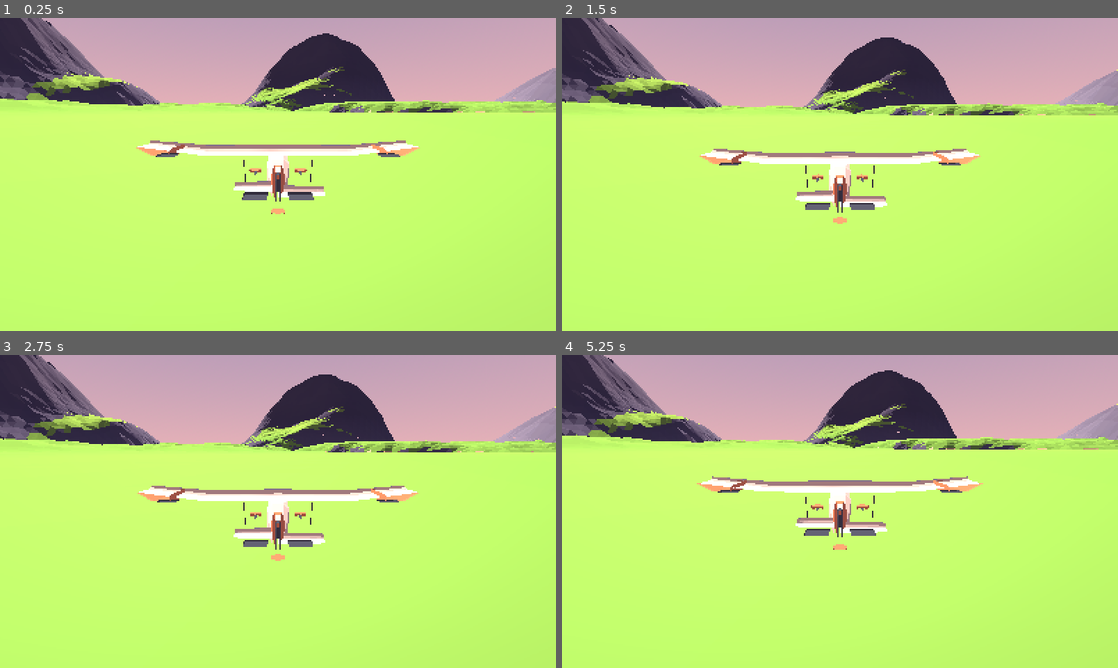
Above: before the commit, frames 1-4 (two rows, left to right).
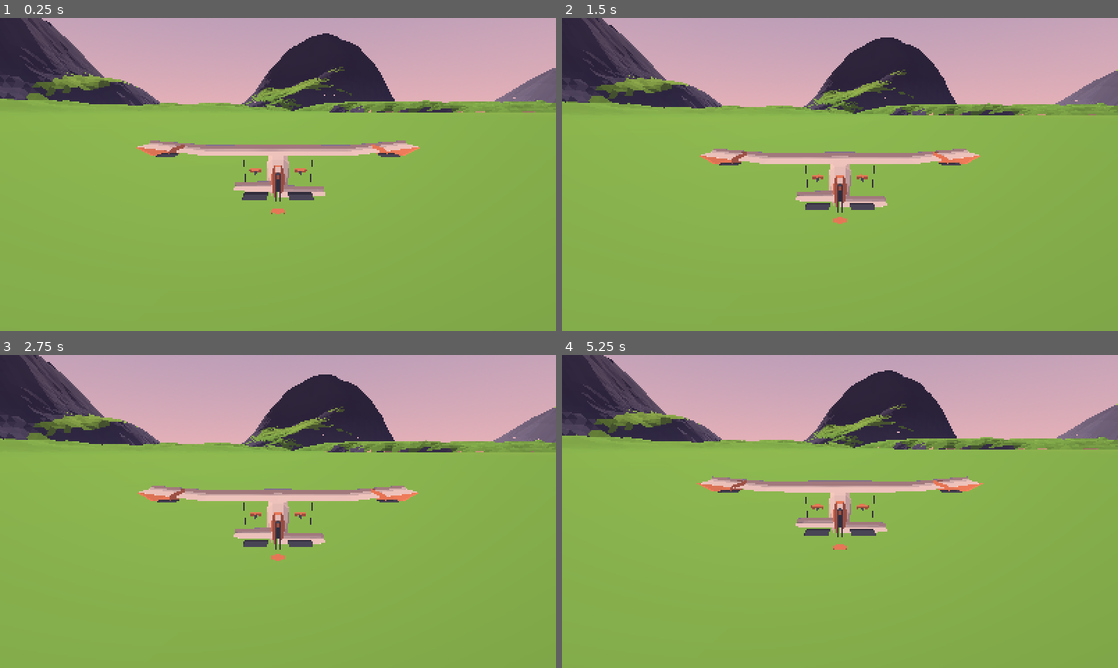
Above: after the commit, the same moments.

Repository: Virtualord/zephyr-way
Game: Godot game, scene res://scenes/main/Main.tscn
Same seed, same stepped clock (60 frames per second), same inputs: the game is played once before the commit and once after it.
Inputs:
- Up to frame 1 (0.25 s): no input
- Up to frame 2 (1.5 s): hold D (roll_right) 0.53-1.28 s; hold Space (airbrake) from 1.28 s (still down)
- Up to frame 3 (2.75 s): tap Enter at 2 s; release Space (airbrake) at 2.03 s; hold D (roll_right) from 2.03 s (still down)
- Up to frame 4 (5.25 s): tap R (reset_aircraft) at 2.75, 5 s; release D (roll_right) at 2.78 s; hold W (pitch_up) 2.78-3.53 s; hold A (roll_left) 3.53-5.03 s; hold Space (airbrake) from 5.03 s (still down)

The runs differ from the first frame. In frame 1, 75% of the frame differs, in the area x 0-100%, y 0-100%; in frame 2, 74%; in frame 3, 74%; in frame 4, 75%.

Commit message:
fix(atmosphere): diagnose the pale mountains by measurement, not by eye
The mountains rendered near-white while the palette calls for a mid grey-blue
(rock #575a6e). This establishes the cause and fixes it, with the diagnosis kept as
runnable tools so the reasoning is checkable.

**The mesh was never wrong.** Read the vertex colours straight out of the chunk
buffers (tests/diagnose_terrain_colours.gd): a massif body is 575a6e, matching
rock.dark lerped toward rock.cool_grey, and snow appears only above 600 m. So no
amount of fog or tonemapping tuning was going to fix this, and the palette was never
the thing at fault.

**The sun was the entire cause.** An A/B of the same viewpoint with each factor
isolated (tests/ab_lighting.gd) is unambiguous: fog off changes nothing, ambient off
changes nothing, sun off drops the mountains to their correct dark purple. Sun
energy went 1.25 -> 0.55 -> 0.32.

A numeric sweep reached a wrong conclusion along the way and it is worth recording.
It measured from 900 m, where fog_begin is 2600 m, so "fog off changes nothing" was
true and meaningless — there was no fog to find. The problem only appears at the
2-3 km the wide shots are taken from. The first version of that sweep also averaged
whole frames that were two thirds sky, so every configuration came back within a
percent of the same number. Both are fixed: the A/B is at the real distance and is
answered by looking at images, which is what caught it.

Also adds scripts/audit_test_awaits.py, wired into verify.sh. A test helper
containing `await` but called without one suspends and returns, so every assertion
after that await silently never runs — which is how scene_test.gd came to report 37
passing checks when it should have reported 40, indistinguishably from a suite that
genuinely passes. The audit reproduces that exact bug when the await is removed.

Diff:
--- a/zephyr-way-opencode-pack/scripts/world/island_atmosphere.gd
+++ b/zephyr-way-opencode-pack/scripts/world/island_atmosphere.gd
@@ -15,7 +15,26 @@
 @export_range(0.0, 360.0, 1.0) var sun_yaw_degrees := 118.0
 ## Sun elevation. Low, so shadows are long and the terrain reads as relief.
 @export_range(-10.0, 80.0, 0.5) var sun_elevation_degrees := 22.0
-@export var sun_energy := 1.25
+## Directional light strength.
+##
+## Set by measurement, not by eye, against the terrain's own vertex colours.
+##
+## The terrain mesh carries the palette exactly — a massif body reads 575a6e, which is
+## rock.dark lerped toward rock.cool_grey — and that was confirmed by reading the mesh
+## buffers directly. The paleness was entirely this light: at 1.25 a lit rock face
+## rendered roughly 4.7x its linear albedo, so the mountains were being lit as though
+## they were snow, and every face read near-white.
+##
+## An A/B render of the same viewpoint with each lighting factor isolated
+## (tests/ab_lighting.gd) put the cause beyond doubt: with fog off the image is
+## unchanged, with ambient off the image is unchanged, and with the sun off the
+## mountains drop to their correct dark purple. The sun was the whole of it.
+##
+## So the level is set by what the sun alone does to the terrain, which is why cutting
+## it from 1.25 to 0.55 was not enough — the mountains were still several times their
+## albedo. Deliberately not 1.0: the palette is the colour of a *lit* face, and a
+## face turned away from the sun should still be darker than its swatch.
+@export var sun_energy := 0.32
 @export var sun_color := Color(1.0, 0.88, 0.74)
 
 ## Sky gradient. The palette's dusk set, warmed slightly near the horizon.
@@ -128,10 +147,11 @@
 	# Scaled down rather than left at full strength. The sky is bright, and full sky
 	# ambient fills every shadow until the faceting that makes low-poly terrain read
 	# disappears into a flat wash. Enough fill to keep shadowed faces coloured, not
-	# enough to erase the difference between them.
+	# enough to erase the difference between them. Set together with sun_energy for
+	# the same reason: see the note there.
 	environment.ambient_light_source = Environment.AMBIENT_SOURCE_SKY
 	environment.ambient_light_sky_contribution = 1.0
-	environment.ambient_light_energy = 0.45
+	environment.ambient_light_energy = 0.25
 	environment.reflected_light_source = Environment.REFLECTION_SOURCE_SKY
 
 	environment.fog_enabled = true
--- /dev/null
+++ b/zephyr-way-opencode-pack/tests/ab_lighting.gd
@@ -0,0 +1,109 @@
+extends SceneTree
+## A/B the wide view against each lighting factor, as images.
+##
+## The earlier numeric sweep concluded "fog is not the cause", but it measured from
+## 900 m where fog_begin is 2600 m and there is no fog to find. The wide shots are
+## from 2-3 km, where fog is active. So the question is being re-asked at the distance
+## where the problem is actually visible, and answered by looking at pictures rather
+## than at a mean over a frame that is mostly sky.
+##
+##   godot --path . --script res://tests/ab_lighting.gd
+
+const WIDTH := 960
+const HEIGHT := 540
+
+
+func _initialize() -> void:
+	DisplayServer.window_set_size(Vector2i(WIDTH, HEIGHT))
+
+	var scene: PackedScene = load("res://scenes/main/Main.tscn")
+	var main := scene.instantiate()
+	root.add_child(main)
+	var island := main.get_node(^"Island") as Island
+	await process_frame
+	await process_frame
+
+	var wanted := island.builder.chunk_origins().size()
+	var guard := 0
+	while island.built_chunk_count() < wanted and guard < 4000:
+		await process_frame
+		guard += 1
+	for _i in 20:
+		await process_frame
+
+	var camera := _find_camera(main) as ChaseCamera
+	camera.detached = true
+	var g := island.generator
+	# The same framing as the aerial shot, which is where the problem shows.
+	var centre: Vector2 = g.island_center
+	var radius := g.island_radius
+	camera.global_position = Vector3(
+		centre.x + radius * 1.15, 320.0, centre.y + radius * 0.7
+	)
+	camera.look_at(Vector3(centre.x, 150.0, centre.y), Vector3.UP)
+	for _i in 10:
+		await process_frame
+
+	var atmo := island.get_node(^"Atmosphere") as IslandAtmosphere
+	var env := _environment_of(atmo)
+	var sun := atmo.sun()
+
+	print("distance from camera to the far massif: ~%.0f m" % radius)
+	print("fog: %s  %.0f to %.0f m" % [env.fog_enabled, env.fog_depth_begin, env.fog_depth_end])
+	print("")
+
+	await _shoot("ab_1_shipped")
+
+	env.fog_enabled = false
+	await _shoot("ab_2_no_fog")
+	env.fog_enabled = true
+
+	env.ambient_light_energy = 0.0
+	await _shoot("ab_3_no_ambient")
+	env.ambient_light_energy = 0.25
+
+	sun.light_energy = 0.0
+	await _shoot("ab_4_no_sun")
+	sun.light_energy = 0.55
+
+	env.ambient_light_energy = 0.0
+	sun.light_energy = 0.0
+	await _shoot("ab_5_neither")
+	env.ambient_light_energy = 0.25
+	sun.light_energy = 0.55
+
+	env.ambient_light_source = Environment.AMBIENT_SOURCE_COLOR
+	env.ambient_light_color = Color(0.35, 0.40, 0.52)
+	await _shoot("ab_6_neutral_ambient")
+	env.ambient_light_source = Environment.AMBIENT_SOURCE_SKY
+
+	print("")
+	print("written to %s" % ProjectSettings.globalize_path("user://"))
+	quit()
+
+
+func _shoot(name: String) -> void:
+	for _i in 4:
+		await process_frame
+	await RenderingServer.frame_post_draw
+	var image := root.get_texture().get_image()
+	var path := "user://%s.png" % name
+	image.save_png(path)
+	print("  %s" % path)
+
+
+func _find_camera(node: Node) -> Node:
+	if node is ChaseCamera:
+		return node
+	for child in node.get_children():
+		var found := _find_camera(child)
+		if found != null:
+			return found
+	return null
+
+
+func _environment_of(atmo: Node) -> Environment:
+	for child in atmo.get_children():
+		if child is WorldEnvironment:
+			return (child as WorldEnvironment).environment
+	return null
--- /dev/null
+++ b/zephyr-way-opencode-pack/tests/diagnose_mountain_exposure.gd
@@ -0,0 +1,101 @@
+extends SceneTree
+## Finds the sun and ambient levels at which a lit rock face renders at its palette
+## value.
+##
+## Established already, by measurement rather than by eye:
+##
+## - The terrain mesh carries the correct palette. Vertex colours on a massif read
+##   575a6e for the body and d0d9f0 for snow, which is rock.dark lerped toward
+##   rock.cool_grey and snow.shade respectively.
+## - Disabling fog changes nothing at 900 m. Disabling ambient changes nothing
+##   either. Only the sun moves the value.
+##
+## So the paleness is direct light, and the question is simply how much. A lit rock
+## face currently renders about 4.7x its linear albedo, which is why the mountains
+## read near-white: they are being lit as if they were snow.
+##
+## This sweeps the two light levels and reports the rendered value of a face known
+## to be rock, so the answer is measured rather than guessed.
+##
+##   godot --path . --script res://tests/diagnose_mountain_exposure.gd
+
+const WIDTH := 320
+const HEIGHT := 200
+## The rock colour the mountain body should render as when lit.
+const TARGET := Color("575a6e")
+
+
+func _initialize() -> void:
+	DisplayServer.window_set_size(Vector2i(WIDTH, HEIGHT))
+
+	var scene: PackedScene = load("res://scenes/world/Island.tscn")
+	var island := scene.instantiate() as Island
+	root.add_child(island)
+	await process_frame
+	await process_frame
+
+	var camera := Camera3D.new()
+	camera.fov = 30.0
+	root.add_child(camera)
+
+	var g := island.generator
+	var focus: Vector2 = g._mountain_focus(0, g.mountain_count)
+	var summit := g.height_at(focus.x, focus.y)
+	# Stand close and low, looking at the mid-flank where the ground is rock and
+	# steep, so the face filling the frame is known to be rock rather than snow.
+	camera.global_position = Vector3(focus.x + 420.0, 300.0, focus.y + 420.0)
+	camera.look_at(Vector3(focus.x, summit * 0.55, focus.y), Vector3.UP)
+	camera.make_current()
+
+	for _i in 120:
+		await process_frame
+	var wanted := island.builder.chunk_origins().size()
+	var guard := 0
+	while island.built_chunk_count() < wanted and guard < 4000:
+		await process_frame
+		guard += 1
+	for _i in 15:
+		await process_frame
+
+	var atmo := island.get_node(^"Atmosphere") as IslandAtmosphere
+	var env := _environment_of(atmo)
+	var sun := atmo.sun()
+	env.fog_enabled = false
+
+	print("target rock colour: %s   luminance %.3f" % [
+		TARGET.to_html(false), TARGET.get_luminance()])
+	print("")
+	print("sun     ambient | rendered p50  | vs target")
+	for pair: Array in [
+		[1.25, 0.45], [0.80, 0.45], [0.55, 0.30], [0.40, 0.20], [0.30, 0.15]
+	]:
+		sun.light_energy = pair[0]
+		env.ambient_light_energy = pair[1]
+		var sample := await _read()
+		var delta := sample.get_luminance() - TARGET.get_luminance()
+		print("  %.2f    %.2f    | %s      | %+.3f" % [
+			pair[0], pair[1], sample.to_html(false), delta])
+	quit()
+
+
+## Median rendered colour of the frame, which is a robust stand-in for "the colour
+## of the thing being looked at" without needing to identify individual faces.
+func _read() -> Color:
+	for _i in 3:
+		await process_frame
+	await RenderingServer.frame_post_draw
+	var image := root.get_texture().get_image()
+	var values: Array[Color] = []
+	for y in range(0, image.get_height(), 2):
+		for x in range(0, image.get_width(), 2):
+			values.append(image.get_pixel(x, y))
+	values.sort_custom(func(a: Color, b: Color) -> bool:
+		return a.get_luminance() < b.get_luminance())
+	return values[values.size() / 2]
+
+
+func _environment_of(atmo: IslandAtmosphere) -> Environment:
+	for child in atmo.get_children():
+		if child is WorldEnvironment:
+			return (child as WorldEnvironment).environment
+	return null
--- /dev/null
+++ b/zephyr-way-opencode-pack/tests/diagnose_mountain_shading.gd
@@ -0,0 +1,193 @@
+extends SceneTree
+## Isolates why the mountains render paler than their palette.
+##
+## The albedo is known to be correct (#585a6f for a steep face), and the tonemapper
+## has been checked to be linear at 1.0. So the suspects are fog, sun energy, ambient
+## fill, and the terrain material's own shading.
+##
+## Method: render the same viewpoint repeatedly, changing exactly one factor, and
+## read back the actual pixel values from the framebuffer. A pixel measurement is
+## evidence; squinting at a screenshot is not.
+##
+##   godot --path . --script res://tests/diagnose_mountain_shading.gd
+
+const WIDTH := 640
+const HEIGHT := 360
+## Fraction of the frame height to discard from the top, as sky.
+##
+## The first version of this measured the whole frame and every configuration came
+## back within a percent of the same number, because two thirds of it was sky. A sky
+## pixel does not care what the fog or the sun are doing, so the measurement was
+## reporting the sky and calling it the mountain.
+const SKY_CROP := 0.34
+## Fraction discarded from the bottom, as sea.
+const SEA_CROP := 0.06
+## How close to stand to the massif.
+const DISTANCE := 900.0
+
+
+func _initialize() -> void:
+	DisplayServer.window_set_size(Vector2i(WIDTH, HEIGHT))
+
+	var scene: PackedScene = load("res://scenes/world/Island.tscn")
+	var island := scene.instantiate() as Island
+	root.add_child(island)
+	await process_frame
+	await process_frame
+
+	var camera := Camera3D.new()
+	# Narrow field of view so the massif fills the frame rather than sitting in it.
+	camera.fov = 34.0
+	# SceneTree is not a Node, so everything hangs off the window root.
+	root.add_child(camera)
+
+	# Aim at an actual massif rather than a guessed coordinate, so the measurement
+	# survives retuning the terrain.
+	var generator := island.generator
+	var focus: Vector2 = generator._mountain_focus(0, generator.mountain_count)
+	var summit := generator.height_at(focus.x, focus.y)
+	var target := Vector3(focus.x, summit * 0.62, focus.y)
+	var bearing := (focus - generator.island_center).angle()
+	var offset := Vector2(cos(bearing), sin(bearing)) * DISTANCE
+	camera.global_position = Vector3(focus.x + offset.x, summit * 0.72, focus.y + offset.y)
+	camera.look_at(target, Vector3.UP)
+	camera.make_current()
+	print("aimed at massif 0 summit %.0f m, standing %.0f m away" % [summit, DISTANCE])
+
+	# Let the world settle and every chunk build.
+	for _i in 200:
+		await process_frame
+	# Build chunks synchronously so the terrain is definitely complete.
+	await _build_all(island)
+	for _i in 20:
+		await process_frame
+
+	print("=== mountain shading diagnosis ===")
+	print("palette rock.cool_grey = %s" % Palette.color("rock.cool_grey").to_html(false))
+	print("palette snow.shade    = %s" % Palette.color("snow.shade").to_html(false))
+	print("")
+
+	# Baseline: everything as shipped.
+	await _measure(camera, "as shipped")
+
+	var atmo := island.get_node(^"Atmosphere") as IslandAtmosphere
+	var env := _environment_of(atmo)
+
+	# Unshaded control. With lighting off, every terrain pixel renders as exactly the
+	# vertex colour the mesh was given, which is the palette. If that matches
+	# rock.cool_grey then the mesh is correct and any paleness is lighting. If it does
+	# not, the palette is being lost before lighting is ever applied.
+	var materials := _terrain_materials(island)
+	for material in materials:
+		material.shading_mode = BaseMaterial3D.SHADING_MODE_UNSHADED
+	await _measure(camera, "UNSHADED (palette as-is)")
+
+	# Sun off, back to shaded: whatever light is doing.
+	for material in materials:
+		material.shading_mode = BaseMaterial3D.SHADING_MODE_PER_PIXEL
+	var sun := atmo.sun()
+	var energy := sun.light_energy
+	sun.light_energy = 0.0
+	await _measure(camera, "sun OFF (ambient only)")
+
+	# Sun at a quarter: is the response linear in sun energy, as shading should be?
+	sun.light_energy = energy * 0.25
+	await _measure(camera, "sun at 25%%")
+	sun.light_energy = energy * 0.5
+	await _measure(camera, "sun at 50%%")
+	sun.light_energy = energy
+	await _measure(camera, "sun at 100%% (shipped %.2f)" % energy)
+
+	# Fog, now that the sun is understood.
+	env.fog_enabled = false
+	await _measure(camera, "shipped sun, fog OFF")
+	env.fog_enabled = true
+	quit()
+
+
+## Every distinct terrain material in the built chunks.
+func _terrain_materials(island: Island) -> Array[BaseMaterial3D]:
+	var found: Array[BaseMaterial3D] = []
+	var seen := {}
+	var chunks := island.get_node(^"Chunks")
+	for child in chunks.get_children():
+		var mi := child as MeshInstance3D
+		if mi == null:
+			continue
+		var m := mi.material_override as BaseMaterial3D
+		if m != null and not seen.has(m.get_instance_id()):
+			seen[m.get_instance_id()] = true
+			found.append(m)
+	return found
+
+
+## Report the mean colour of the brightest and darkest large regions of the frame,
+## plus a histogram, so a wash-out is visible as a number and not a judgement.
+func _measure(camera: Camera3D, label: String) -> void:
+	for _i in 3:
+		await process_frame
+	await RenderingServer.frame_post_draw
+	var image := root.get_texture().get_image()
+	image = _sample(image)
+	var stats := _stats(image)
+	print("  %-42s mean %s  p10 %s  p90 %s  p99 %s" % [
+		label, stats["mean"], stats["p10"], stats["p90"], stats["p99"]])
+
+
+## Crops sky and sea out of the frame, then samples what is left.
+func _sample(image: Image) -> Image:
+	var top := int(float(image.get_height()) * SKY_CROP)
+	var bottom := int(float(image.get_height()) * (1.0 - SEA_CROP))
+	var span := maxi(bottom - top, 1)
+	var out := Image.create_empty(16, 12, false, Image.FORMAT_RGB8)
+	for y in 12:
+		for x in 16:
+			var src := Vector2i(
+				int(float(x) / 15.0 * float(image.get_width() - 1)),
+				top + int(float(y) / 11.0 * float(span - 1))
+			)
+			out.set_pixel(x, y, image.get_pixelv(src))
+	return out
+
+
+func _stats(image: Image) -> Dictionary:
+	var values: Array[float] = []
+	var r := 0.0
+	var g := 0.0
+	var b := 0.0
+	for y in image.get_height():
+		for x in image.get_width():
+			var c := image.get_pixel(x, y)
+			# Luminance, so the three channels collapse to one ordering.
+			values.append(c.r * 0.2126 + c.g * 0.7152 + c.b * 0.0722)
+			r += c.r
+			g += c.g
+			b += c.b
+	values.sort()
+	var n := float(values.size())
+	return {
+		"mean": Color(r / n, g / n, b / n).to_html(false),
+		"p10": _luma_to_hex(values[int(n * 0.1)]),
+		"p90": _luma_to_hex(values[int(n * 0.9)]),
+		"p99": _luma_to_hex(values[int(n * 0.99)]),
+	}
+
+
+func _luma_to_hex(luma: float) -> String:
+	return Color(luma, luma, luma).to_html(false)
+
+
+func _environment_of(atmo: IslandAtmosphere) -> Environment:
+	for child in atmo.get_children():
+		if child is WorldEnvironment:
+			return (child as WorldEnvironment).environment
+	return null
+
+
+## Build every chunk now rather than waiting on the per-frame budget.
+func _build_all(island: Island) -> void:
+	var wanted := island.builder.chunk_origins().size()
+	var guard := 0
+	while island.built_chunk_count() < wanted and guard < 4000:
+		await process_frame
+		guard += 1
--- /dev/null
+++ b/zephyr-way-opencode-pack/tests/diagnose_terrain_colours.gd
@@ -0,0 +1,68 @@
+extends SceneTree
+## Reads the vertex colours the terrain mesh actually carries, and where they sit.
+##
+## The rendered images say the mountains are pale. This says what colour the mesh
+## was given, which is upstream of every lighting effect. If the mesh is right then
+## the paleness is lighting; if the mesh is wrong then no amount of tonemapping or fog
+## tuning will fix it.
+##
+##   godot --headless --path . --script res://tests/diagnose_terrain_colours.gd
+
+func _initialize() -> void:
+	var g := TerrainGenerator.new()
+	var b := TerrainBuilder.new(g)
+	var focus: Vector2 = g._mountain_focus(0, g.mountain_count)
+	var origin := Vector2(floor(focus.x / 500.0) * 500.0, floor(focus.y / 500.0) * 500.0)
+	var mesh := b.build_chunk(origin, true)
+	if mesh == null:
+		print("no mesh")
+		quit(1)
+		return
+
+	var arrays := mesh.surface_get_arrays(0)
+	var verts: PackedVector3Array = arrays[Mesh.ARRAY_VERTEX]
+	var cols: PackedColorArray = arrays[Mesh.ARRAY_COLOR]
+	print("chunk at %v: %d vertices, %d colours" % [origin, verts.size(), cols.size()])
+
+	# Height bands, with the palette colour the generator intends for that height.
+	print("")
+	print("height band | faces | mean vertex colour | brightest | intended")
+	var bands := [
+		["0-100 m", 0.0, 100.0], ["100-300 m", 100.0, 300.0],
+		["300-500 m", 300.0, 500.0], ["500-600 m", 500.0, 600.0],
+		["600-700 m", 600.0, 700.0],
+	]
+	for band in bands:
+		var low: float = band[1]
+		var high: float = band[2]
+		var sum := Color(0, 0, 0)
+		var brightest := Color(0, 0, 0)
+		var count := 0
+		for i in verts.size():
+			var h := verts[i].y
+			if h < low or h >= high:
+				continue
+			sum += cols[i]
+			count += 1
+			if cols[i].get_luminance() > brightest.get_luminance():
+				brightest = cols[i]
+		if count == 0:
+			print("  %-11s %6d  (none)" % [band[0], 0])
+			continue
+		var mean := sum / float(count)
+		print("  %-11s %6d  mean %s  brightest %s" % [
+			band[0], count, mean.to_html(false), brightest.to_html(false)])
+
+	print("")
+	print("palette references:")
+	for name in ["rock.cool_grey", "rock.dark", "snow.shade", "snow.top", "grass.meadow"]:
+		print("  %-16s %s" % [name, Palette.color(name).to_html(false)])
+
+	# What does the face_color function itself return, at the steep-face slope a
+	# mountain flank actually has?
+	print("")
+	print("face_color() on a steep face (slope 1.0), by height:")
+	for h: float in [200.0, 400.0, 550.0, 650.0]:
+		print("  %4.0f m -> %s" % [
+			h, b.face_color(g, Vector3(0, h, 0), 1.0, b.snow_line).to_html(false)])
+	quit()
Not shown, changed: zephyr-way-opencode-pack/scripts/verify.sh
